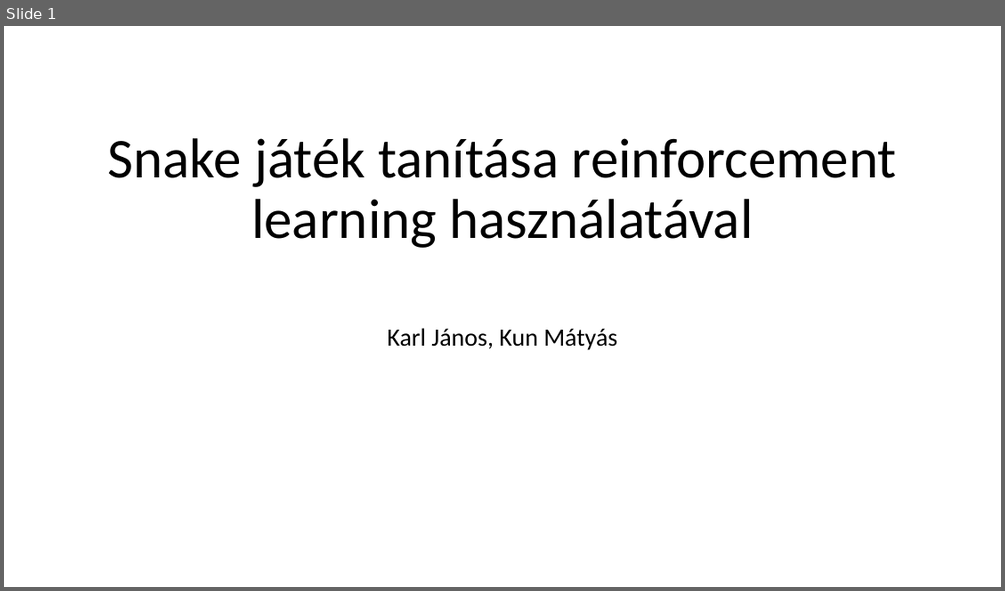
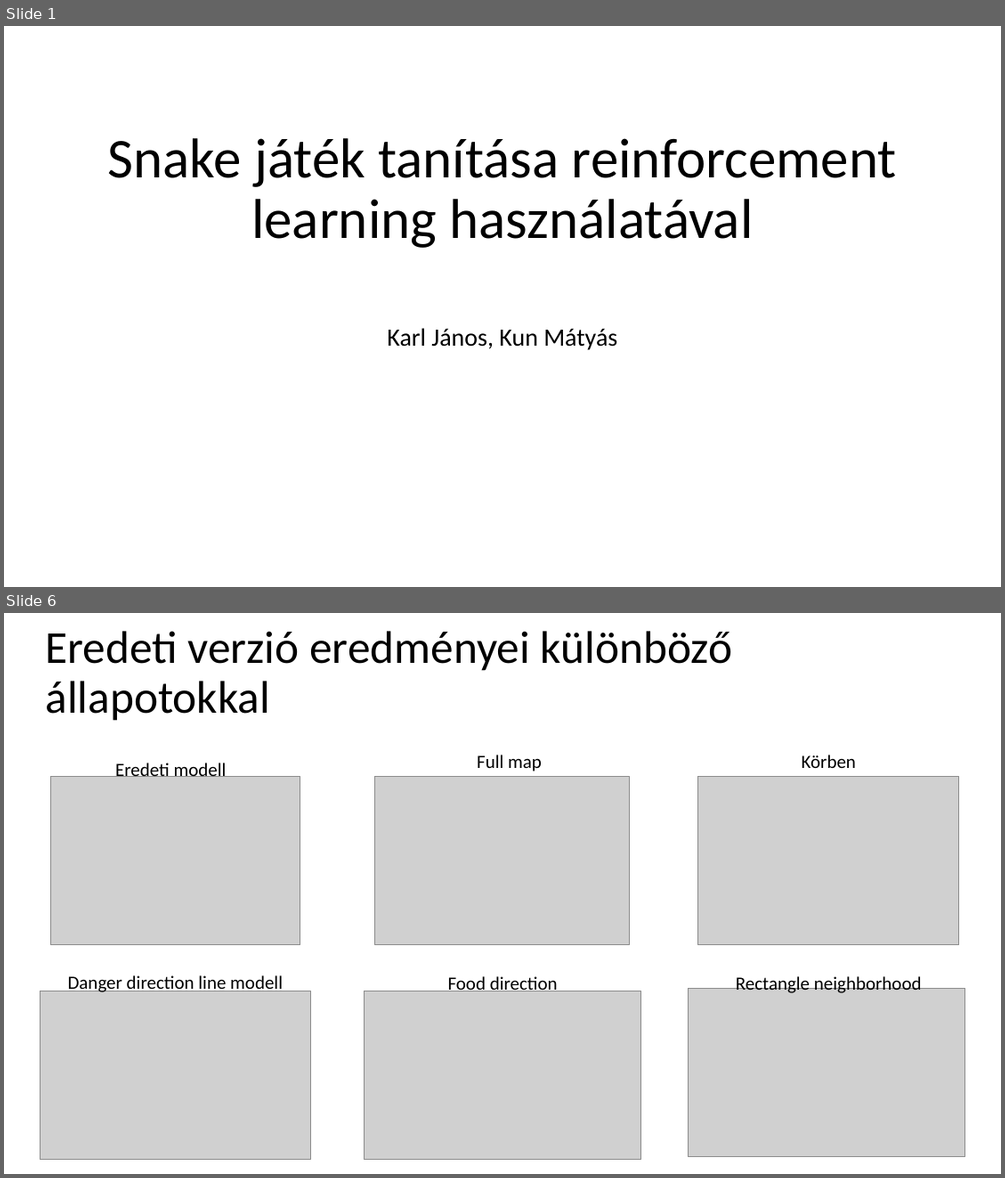
Before and after one commit to kunmts/Snake_AI_gyak, a slide deck: Projektmunka_KarlJanos_KunMatyas.pptx. Shown one above the other, each under a label of ours: slide 1 before the commit, slides 1 and 6 after it; the slides between them are not shown. The pictures are 1005x591 and 1005x1178 pixels, drawn with LibreOffice and Linux fonts; fonts in the diff are those of the drawing; grey boxes stand for pictures. Boxes give left, top, right and bottom in pixels: in the first picture for what was removed or moved away, otherwise in the second. Text is boxed around its words. In the diff, an @@ line names an element or a change of style, - is before the commit and + after.

```diff
--- a/Projektmunka_KarlJanos_KunMatyas.pptx
+++ b/Projektmunka_KarlJanos_KunMatyas.pptx
@@ slide 6 added at <box>4,613,1001,1174</box>, background #FFFFFF @@
@@ title added at <box>45,631,733,721</box>, 44 pt, text #000000 @@
+Eredeti verzió eredményei különböző állapotokkal
@@ text added at <box>115,761,226,777</box>, 18 pt, text #000000 @@
+Eredeti modell
@@ text added at <box>477,755,542,771</box>, 18 pt, text #000000 @@
+Full map
@@ text added at <box>801,755,856,768</box>, 18 pt, text #000000 @@
+Körben
@@ picture added at <box>50,777,301,945</box> @@
@@ picture added at <box>375,777,629,945</box> @@
@@ picture added at <box>698,777,959,945</box> @@
@@ text added at <box>68,975,283,995</box>, 18 pt, text #000000 @@
+Danger direction line modell
@@ text added at <box>448,976,558,995</box>, 18 pt, text #000000 @@
+Food direction
@@ text added at <box>736,973,922,993</box>, 18 pt, text #000000 @@
+Rectangle neighborhood
@@ picture added at <box>40,990,310,1159</box> @@
@@ picture added at <box>364,990,640,1159</box> @@
@@ picture added at <box>688,989,965,1157</box> @@
```
Also in this commit, not shown: 2 slides changed, 8 other slides added, 2 slides removed.
